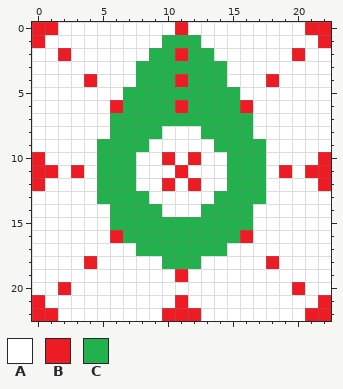
Pixel-art sprite -- black_box/debug_sprite.png. Above: the version before the commit.
The file is 23x23 pixels.
Palette (. is transparent): A #ffffff  B #ed1c24  C #22b14c
Pixels before, first column x 0:
 0 BBAAAAAAAAABAAAAAAAAABB
 1 BAAAAAAAAACCCAAAAAAAAAB
 2 AABAAAAAACCBCCAAAAAABAA
 3 AAAAAAAACCCCCCCAAAAAAAA
 4 AAAABAAACCCBCCCAAABAAAA
 5 AAAAAAACCCCCCCCCAAAAAAA
 6 AAAAAABCCCCBCCCCBAAAAAA
 7 AAAAAACCCCCCCCCCCAAAAAA
 8 AAAAAACCCCAAACCCCAAAAAA
 9 AAAAACCCCAAAAACCCCAAAAA
10 BAAAACCCAABABAACCCAAAAB
11 BBABACCCAAABAAACCCABABB
12 BAAAACCCAABABAACCCAAAAB
13 AAAAACCCCAAAAACCCCAAAAA
14 AAAAAACCCCAAACCCCAAAAAA
15 AAAAAACCCCCCCCCCCAAAAAA
16 AAAAAABCCCCCCCCCBAAAAAA
17 AAAAAAAACCCCCCCAAAAAAAA
18 AAAABAAAAACCCAAAAABAAAA
19 AAAAAAAAAAABAAAAAAAAAAA
20 AABAAAAAAAAAAAAAAAAABAA
21 BAAAAAAAAAABAAAAAAAAAAB
22 BBAAAAAAAABBBAAAAAAAABB
New version:
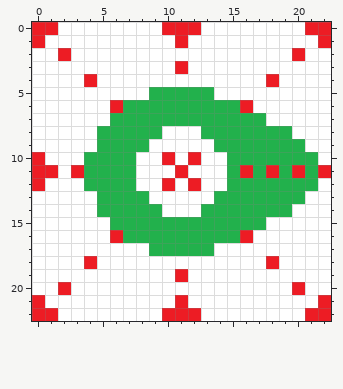
What changed:
y 0: x 10 A -> B; x 12 A -> B
y 1: x 10..12 CCC -> ABA
y 2: x 9..13 CCBCC -> AAAAA
y 3: x 8..14 CCCCCCC -> AAABAAA
y 4: x 8..14 CCCBCCC -> AAAAAAA
y 5: x 7..8 CC -> AA; x 14..15 CC -> AA
y 6: x 11 B -> C
y 7: x 17 A -> C
y 8: x 5 A -> C; x 17..19 AAA -> CCC
y 9: x 18..20 AAA -> CCC
y 10: x 4 A -> C; x 18..22 AAAAB -> CCCCA
y 11: x 4 A -> C; x 16 C -> B; x 18..21 ABAB -> BCBC
y 12: x 4 A -> C; x 18..22 AAAAB -> CCCCA
y 13: x 18..20 AAA -> CCC
y 14: x 5 A -> C; x 17..19 AAA -> CCC
y 15: x 17 A -> C
y 17: x 8 C -> A; x 14 C -> A
y 18: x 10..12 CCC -> AAA
Where, in picture pixels (left, top, right, bottom), the same in both pictures:
changed: (84, 22, 331, 269)
